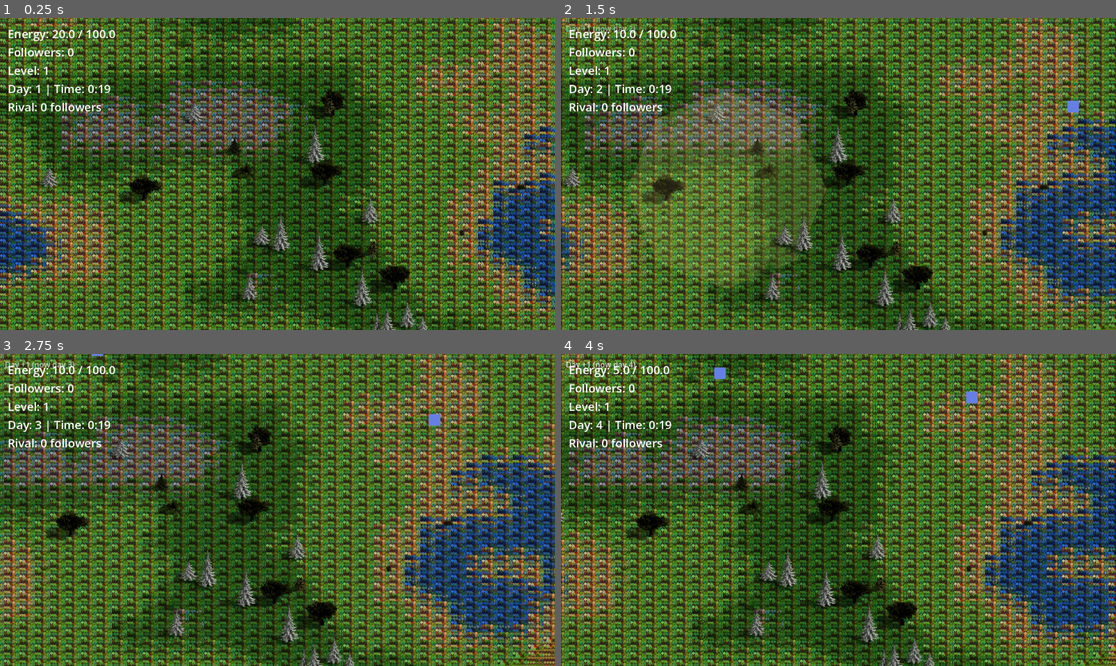
Above: before the commit, frames 1-4 (two rows, left to right).
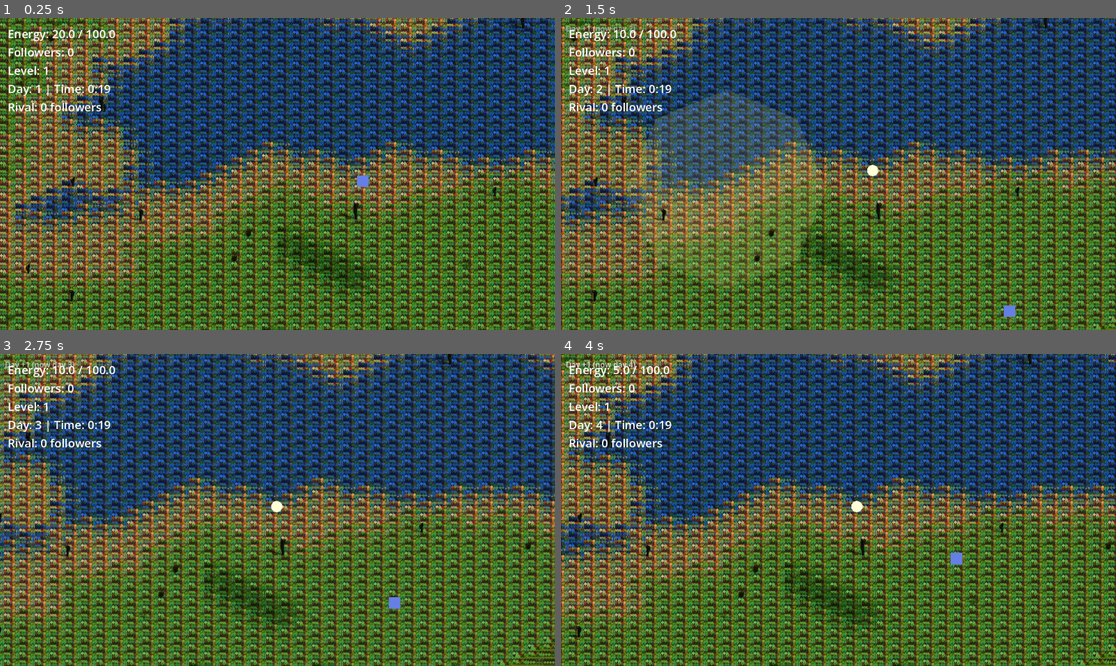
Above: after the commit, the same moments.

Repository: Rohan0603/divinus
Game: Godot game, scene res://scenes/Main.tscn
Two runs of this game, one before a commit and one after it. Both use one fixed random seed, a clock stepped at 60 frames per second and the inputs below.
Inputs (mouse positions are in pixels of both pictures, inside the frame that each line leads up to):
- Up to frame 1 (0.25 s): no input
- Up to frame 2 (1.5 s): tap Enter at 0.5 s; move the mouse to (960, 158) at 0.52 s; hold Right (ui_right) 0.53-1.25 s; tap T at 0.6 s; click (960, 158) at 0.67 s; drag from (727, 189) to (810, 236) at 1.27 s
- Up to frame 3 (2.75 s): move the mouse to (333, 441) at 2.02 s; hold Right (ui_right) from 2.03 s (still down); tap T at 2.1 s
- Up to frame 4 (4 s): release Right (ui_right) at 2.75 s; drag from (810, 572) to (672, 463) at 2.77 s; move the mouse to (1005, 556) at 3.52 s; hold Left (ui_left) from 3.53 s (still down); tap T at 3.6 s

The runs differ from the first frame. In frame 1, 73% of the frame differs, in the area x 0-100%, y 0-100%; in frame 2, 74%; in frame 3, 75%; in frame 4, 75%.

Commit message:
feat: improve biome generation and vegetation visual balance

Diff:
--- a/game/scenes/main.gd
+++ b/game/scenes/main.gd
@@ -185,13 +185,13 @@
 			var veg_scale: float
 			match biome:
 				WorldGenerator.Biome.FOREST:
-					assets = FOREST_ASSETS;   density = 0.12; veg_scale = 0.42
+					assets = FOREST_ASSETS;   density = 0.08; veg_scale = 0.50
 				WorldGenerator.Biome.PLAINS:
-					assets = PLAINS_ASSETS;   density = 0.04; veg_scale = 0.28
+					assets = PLAINS_ASSETS;   density = 0.04; veg_scale = 0.42
 				WorldGenerator.Biome.SAND:
-					assets = SAND_ASSETS;     density = 0.03; veg_scale = 0.35
+					assets = SAND_ASSETS;     density = 0.03; veg_scale = 0.45
 				WorldGenerator.Biome.MOUNTAIN:
-					assets = MOUNTAIN_ASSETS; density = 0.02; veg_scale = 0.35
+					assets = MOUNTAIN_ASSETS; density = 0.02; veg_scale = 0.48
 				_:
 					continue
 			if randf() > density:
--- a/game/scripts/world_generator.gd
+++ b/game/scripts/world_generator.gd
@@ -12,8 +12,8 @@
 	var noise := FastNoiseLite.new()
 	noise.noise_type         = FastNoiseLite.TYPE_SIMPLEX_SMOOTH
 	noise.seed               = gen_seed
-	noise.frequency          = 0.035
-	noise.fractal_octaves    = 4
+	noise.frequency          = 0.025
+	noise.fractal_octaves    = 5
 	noise.fractal_gain       = 0.5
 	noise.fractal_lacunarity = 2.0
 
@@ -26,9 +26,9 @@
 		biome_map.append(row_arr)
 
 func _to_biome(elev: float) -> int:
-	if elev < -0.3:  return Biome.WATER
-	if elev < -0.1:  return Biome.SAND
-	if elev <  0.2:  return Biome.PLAINS
+	if elev < -0.25: return Biome.WATER
+	if elev < -0.05: return Biome.SAND
+	if elev <  0.25: return Biome.PLAINS
 	if elev <  0.45: return Biome.FOREST
 	return Biome.MOUNTAIN
 
